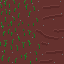
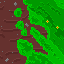
Two versions of the same layered image (64×64). Layer-by-layer changes:
removed layer "specs copy" over (0, 1, 64, 63)
renamed "grass_right.png" to "Background", painted on it over (0, 0, 64, 64)
